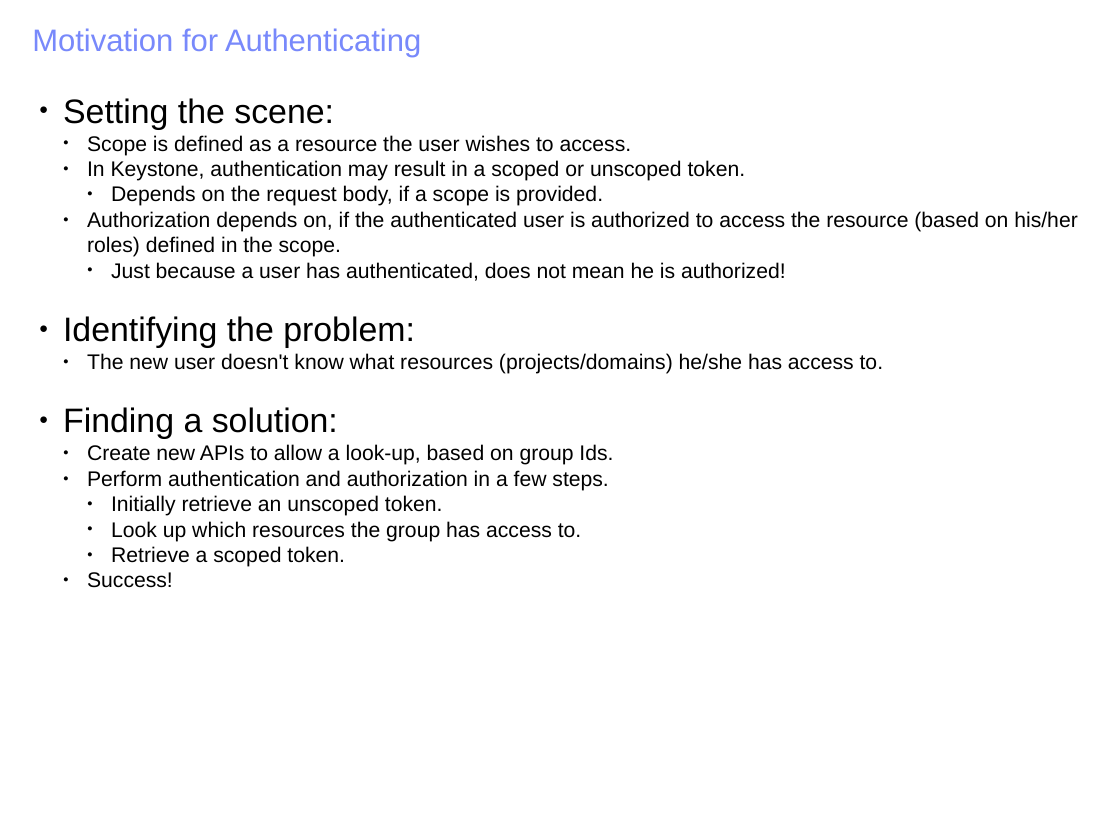
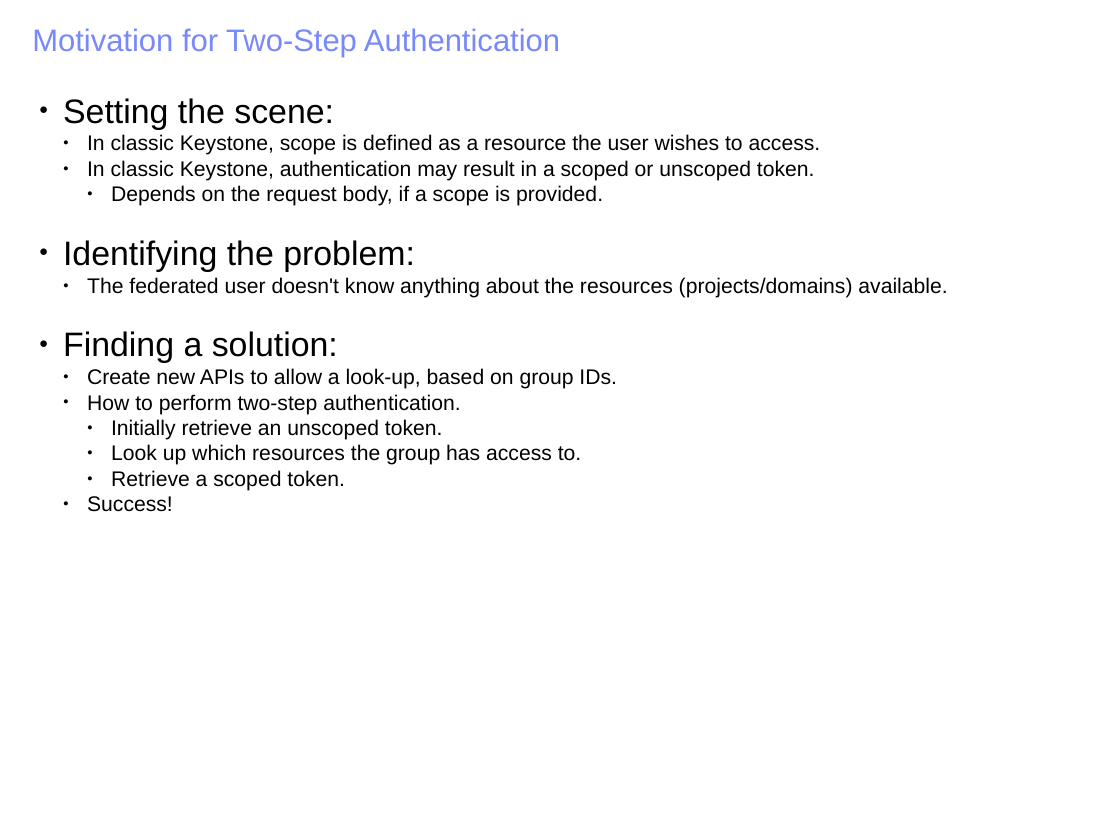
Before and after one commit to joesavak/OpenStackFederation, a slide deck: slide 21 of os-federation.odp. Drawn at 1120x840 pixels with LibreOffice and Linux fonts; fonts in the diff are those of the drawing. Boxes give left, top, right and bottom in pixels: in the first picture for what was removed or moved away, otherwise in the second. Text is boxed around its words. In the diff, an @@ line names an element or a change of style, - is before the commit and + after.

```diff
--- a/os-federation.odp
+++ b/os-federation.odp
@@ text at [32, 28, 560, 58]: text changed @@
-Motivation for Authenticating
+Motivation for Two-Step Authentication
@@ text at [87, 134, 821, 181]: text changed @@
-  ● Scope is defined as a resource the user wishes to access.
-  ● In Keystone, authentication may result in a scoped or unscoped token.
+  ● In classic Keystone, scope is defined as a resource the user wishes to access.
+  ● In classic Keystone, authentication may result in a scoped or unscoped token.
@@ text at [87, 211, 1077, 281]: paragraphs removed @@
-  ● Authorization depends on, if the authenticated user is authorized to access the resource (based on his/her roles) defined in the scope.
-    ● Just because a user has authenticated, does not mean he is authorized!
@@ text at [87, 277, 947, 298]: text changed @@
-  ● The new user doesn't know what resources (projects/domains) he/she has access to.
+  ● The federated user doesn't know anything about the resources (projects/domains) available.
@@ text at [87, 368, 617, 415]: text changed @@
-  ● Create new APIs to allow a look-up, based on group Ids.
-  ● Perform authentication and authorization in a few steps.
+  ● Create new APIs to allow a look-up, based on group IDs.
+  ● How to perform two-step authentication.
```
Also in this commit, not shown: 8 other slides changed.
